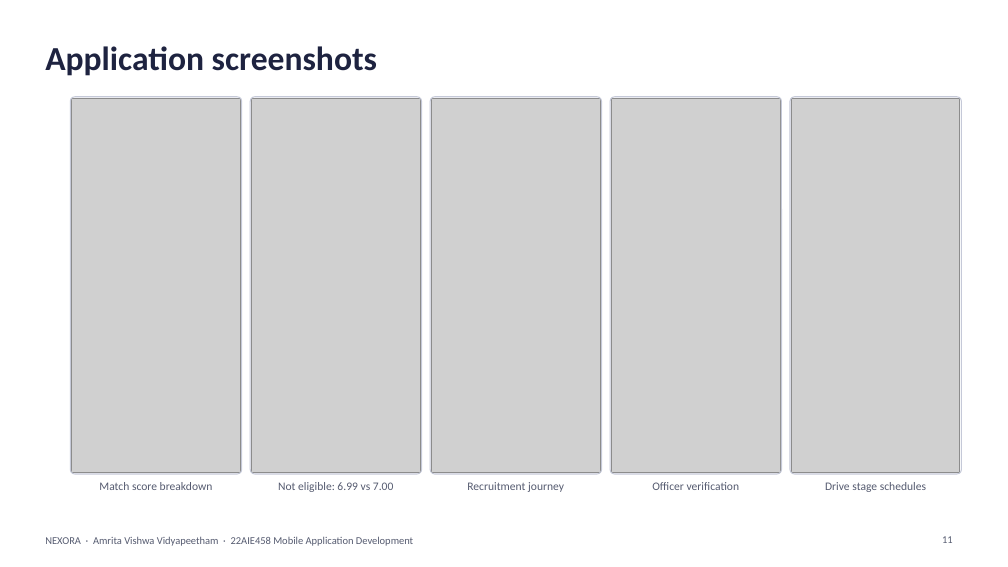
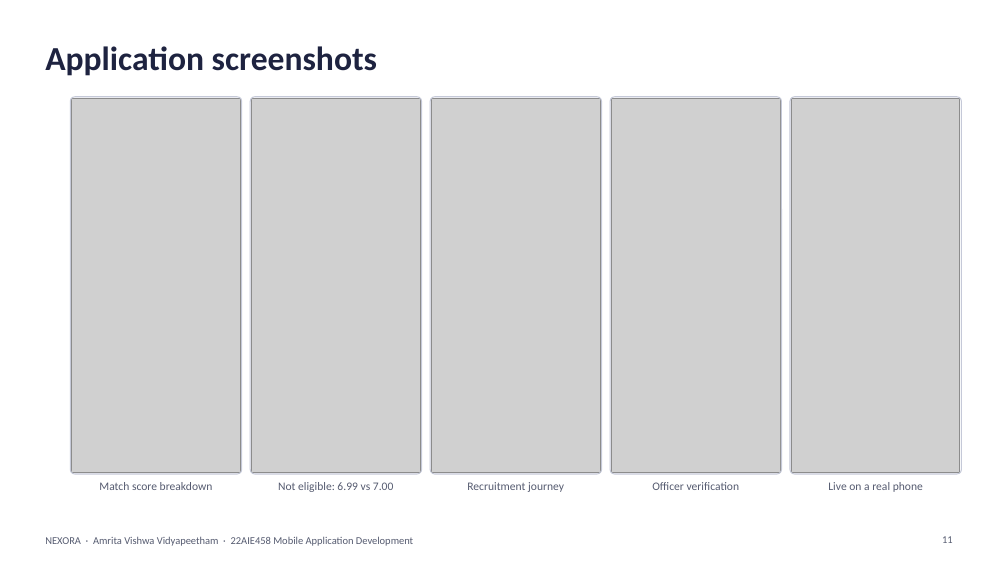
Before and after one commit to RuthiKode/nexora, a slide deck: slide 11 of project_documentation/NEXORA_Project_Presentation.pptx. Drawn at 1008x567 pixels with LibreOffice and Linux fonts; fonts in the diff are those of the drawing; grey boxes stand for pictures. Boxes give left, top, right and bottom in pixels: in the first picture for what was removed or moved away, otherwise in the second. Text is boxed around its words. In the diff, an @@ line names an element or a change of style, - is before the commit and + after.

Commit message:
Update report and presentation for live deployment and officer sign-up

```diff
--- a/project_documentation/NEXORA_Project_Presentation.pptx
+++ b/project_documentation/NEXORA_Project_Presentation.pptx
@@ text at bbox=[828, 482, 923, 492]: text changed @@
-Drive stage schedules
+Live on a real phone
```
Also in this commit, not shown: 5 other slides changed, 2 other files.
